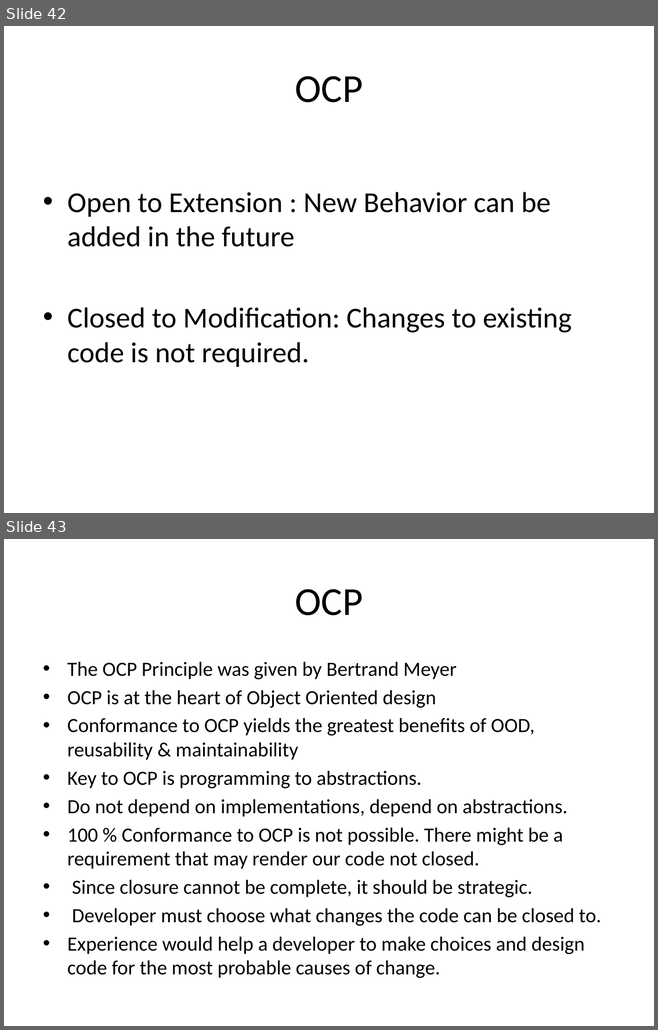
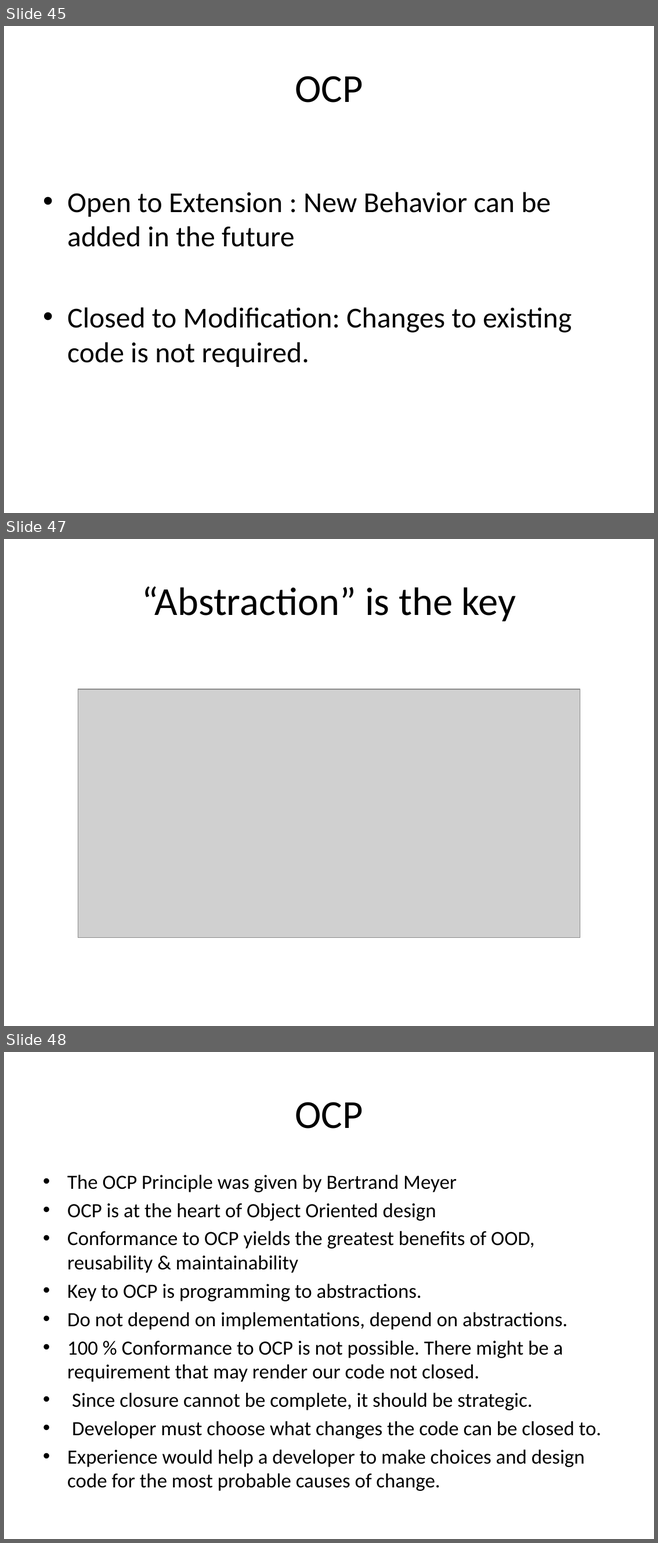
Before and after one commit to sameeri/solid, a slide deck: SOLID Principles of OOD v2.pptx. Shown one above the other, each under a label of ours: slides 42 and 43 before the commit, slides 45, 47 and 48 after it; the slides between them are not shown. The pictures are 658x1030 and 658x1543 pixels, drawn with LibreOffice and Linux fonts; fonts in the diff are those of the drawing; grey boxes stand for pictures. Boxes give left, top, right and bottom in pixels: in the first picture for what was removed or moved away, otherwise in the second. Text is boxed around its words. In the diff, an @@ line names an element or a change of style, - is before the commit and + after.

```diff
--- a/SOLID Principles of OOD v2.pptx
+++ b/SOLID Principles of OOD v2.pptx
@@ slide 47 added at <box>4,539,654,1026</box>, background #FFFFFF @@
@@ title added at <box>141,586,516,621</box>, 44 pt, text #000000 @@
+“Abstraction” is the key
@@ picture added at <box>78,689,579,937</box> @@
@@ what was slide 42 is now slide 45 @@
@@ what was slide 43 is now slide 48 @@
```
Also in this commit, not shown: 9 other slides added.
